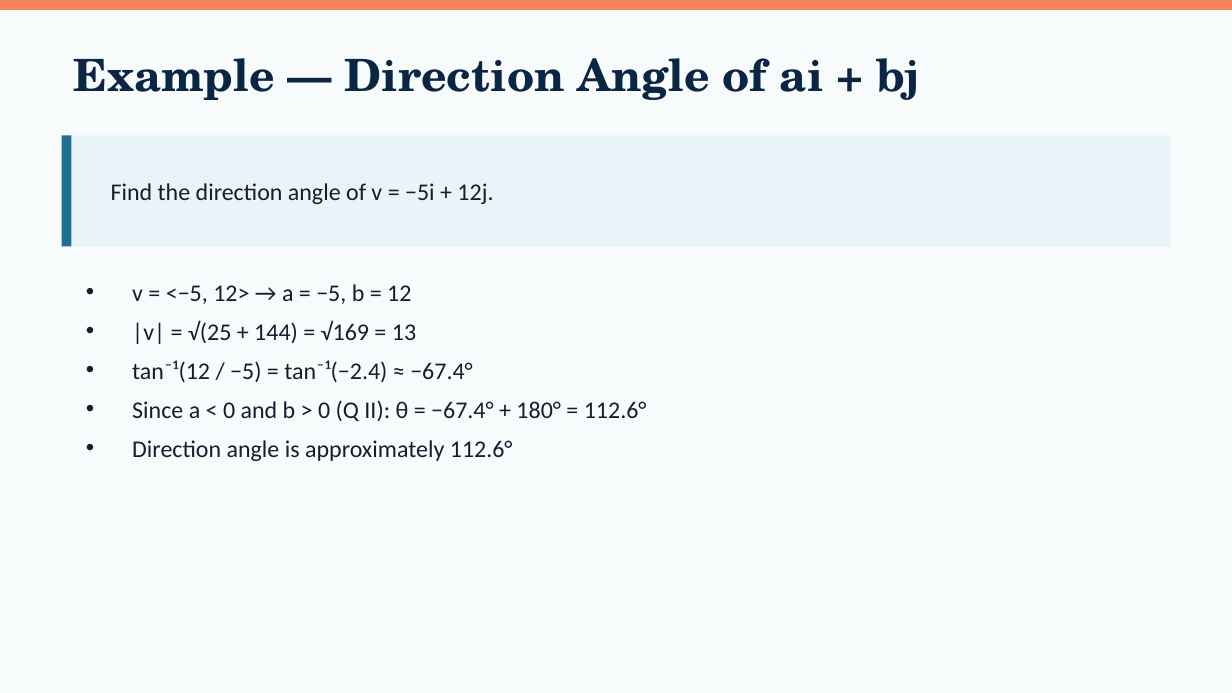
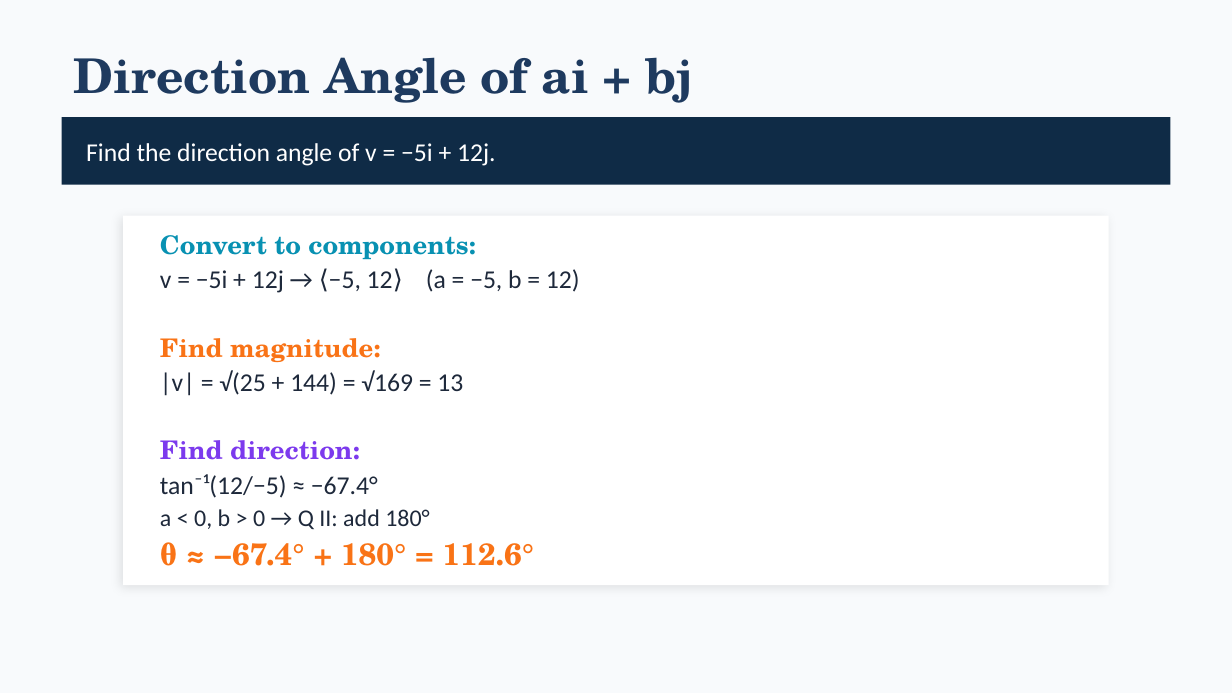
Before and after one commit to andrewhvolk/andrewhvolk.github.io, a slide deck: slide 10 of slides/Math130Unit3D.pptx (slide 13 before the commit). Drawn at 1232x693 pixels with LibreOffice and Linux fonts; fonts in the diff are those of the drawing. Boxes give left, top, right and bottom in pixels: in the first picture for what was removed or moved away, otherwise in the second. Text is boxed around its words. In the diff, an @@ line names an element or a change of style, - is before the commit and + after.

```diff
--- a/slides/Math130Unit3D.pptx
+++ b/slides/Math130Unit3D.pptx
@@ background #F7FBFC to #F8FAFC @@
@@ rectangle removed at bbox=[0, 0, 1232, 10] @@
@@ text at bbox=[74, 57, 693, 103]: text changed; size 26 to 28 pt; text colour #0B2545 to #1E3A5F @@
-Example — Direction Angle of ai + bj
+Direction Angle of ai + bj
@@ rectangle: place and size @@
-rectangle at bbox=[62, 136, 1170, 246]
+rectangle at bbox=[62, 117, 1170, 185]
@@ rectangle at bbox=[62, 117, 1170, 185]: fill #E8F4F8 to #0F2B46 @@
@@ text "Find the direction angle of ...": place and size @@
-text "Find the direction angle of ..." at bbox=[111, 183, 493, 204]
+text "Find the direction angle of ..." at bbox=[86, 143, 496, 166]
@@ text "Find the direction angle of ..." at bbox=[86, 143, 496, 166]: size 14 to 15 pt, text colour #1B1B2F to #FFFFFF @@
@@ rectangle removed at bbox=[62, 136, 71, 246] @@
@@ rectangle added at bbox=[123, 216, 1109, 585], fill #FFFFFF @@
@@ text "Convert to components:": place and size @@
-text "Convert to components:" at bbox=[132, 284, 647, 461]
+text "Convert to components:" at bbox=[160, 235, 580, 566]
@@ text "Convert to components:" at bbox=[160, 235, 580, 566]: vertical alignment top to middle @@
@@ text at bbox=[160, 235, 580, 362]: text changed; size 14 to 15 pt; font Calibri to TeX Gyre Schola; text colour #1B1B2F to #1E293B; bold on @@
-• v = <−5, 12> → a = −5, b = 12
+Convert to components:
+v = −5i + 12j → ⟨−5, 12⟩ (a = −5, b = 12)
+Find magnitude:
@@ text at bbox=[160, 370, 463, 396]: size 14 to 15 pt, text colour #1B1B2F to #1E293B in "|v| = √(25 + 144) = √169 ..."; bullet • to none; less space between paragraphs @@
@@ text at bbox=[160, 440, 535, 566]: text changed; size 14 to 15 pt; text colour #1B1B2F to #1E293B @@
-• tan⁻¹(12 / −5) = tan⁻¹(−2.4) ≈ −67.4°
-• Since a < 0 and b > 0 (Q II): θ = −67.4° + 180° = 112.6°
-• Direction angle is approximately 112.6°
+Find direction:
+tan⁻¹(12/−5) ≈ −67.4°
+a < 0, b > 0 → Q II: add 180°
+θ ≈ −67.4° + 180° = 112.6°
```
Also in this commit, not shown: 4 other slides changed, 8 slides added, 19 slides removed.
